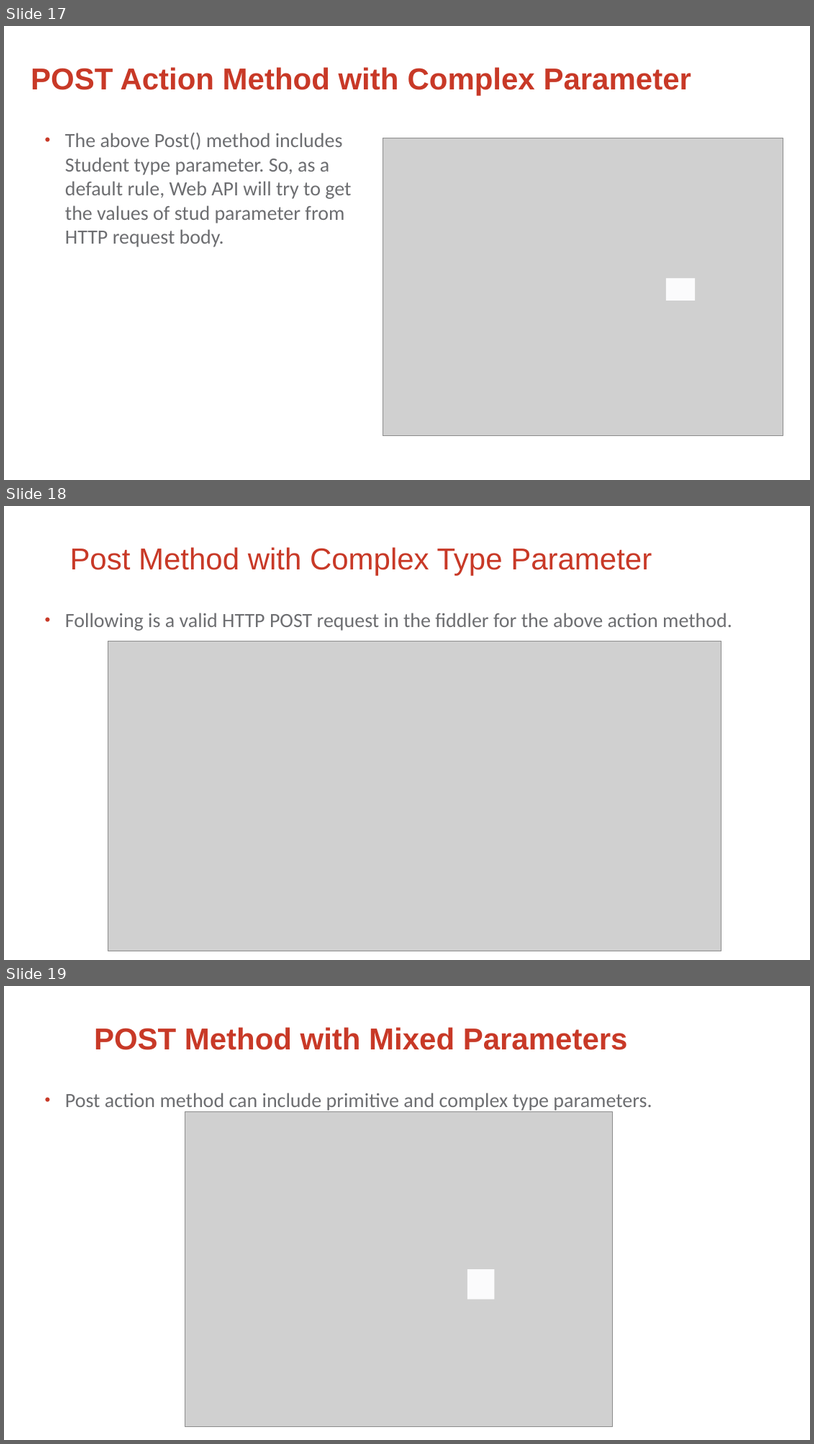
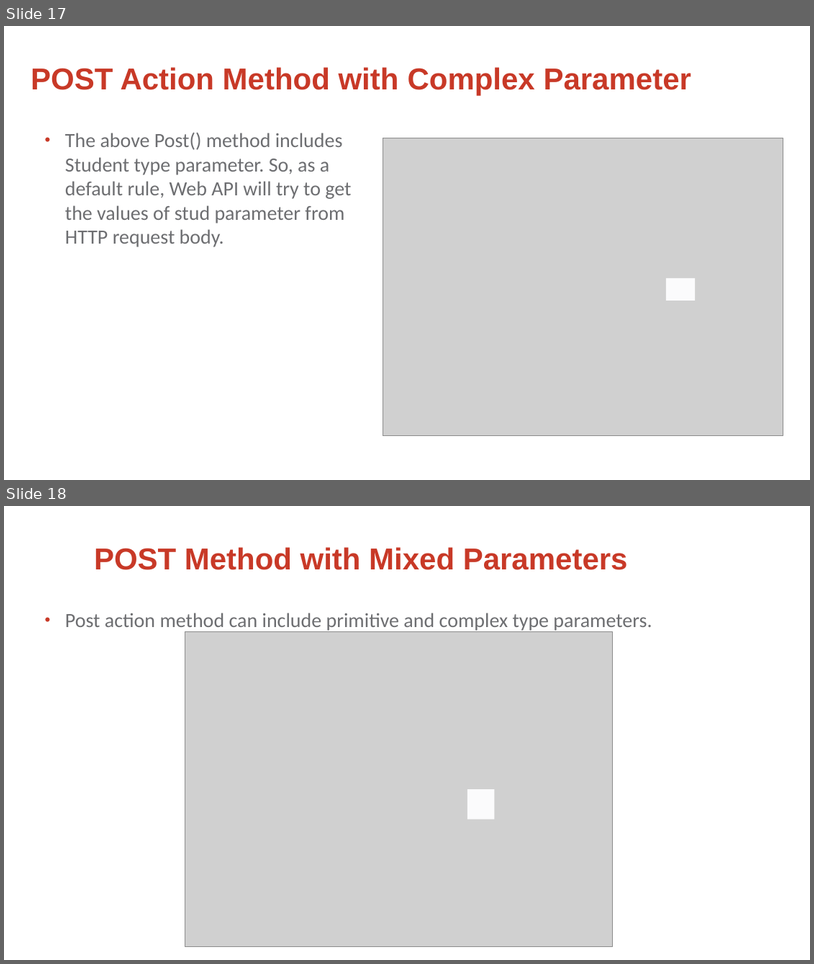
Before and after one commit to KestutisMatavicius/NRD_Akademija_2018_Pavasaris_Kaunas, a slide deck: kma_Web_API.pptx. Shown one above the other, each under a label of ours: slides 17, 18 and 19 before the commit, slides 17 and 18 after it. The pictures are 814x1444 and 814x964 pixels, drawn with LibreOffice and Linux fonts; fonts in the diff are those of the drawing; grey boxes stand for pictures; background and template pictures are left out. Boxes give left, top, right and bottom in pixels: in the first picture for what was removed or moved away, otherwise in the second. Text is boxed around its words. In the diff, an @@ line names an element or a change of style, - is before the commit and + after.

```diff
--- a/kma_Web_API.pptx
+++ b/kma_Web_API.pptx
@@ slide 18 removed at box(4, 506, 810, 960), background picture (left out) @@
@@ title removed at box(70, 547, 652, 576) @@
-Post Method with Complex Type Parameter
@@ subtitle removed at box(65, 613, 733, 631) @@
-• Following is a valid HTTP POST request in the fiddler for the above action method.
@@ picture removed at box(108, 641, 721, 951) @@
@@ what was slide 19 is now slide 18 @@
```
Also in this commit, not shown: 8 other slides removed, 6 other files.
